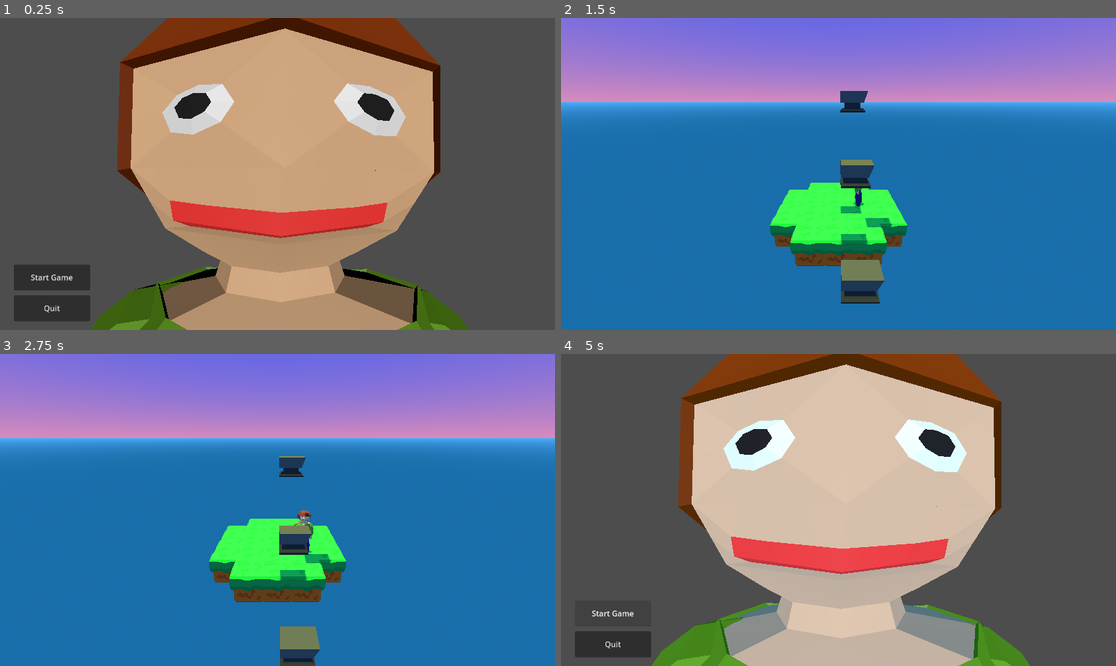
Above: before the commit, frames 1-4 (two rows, left to right).
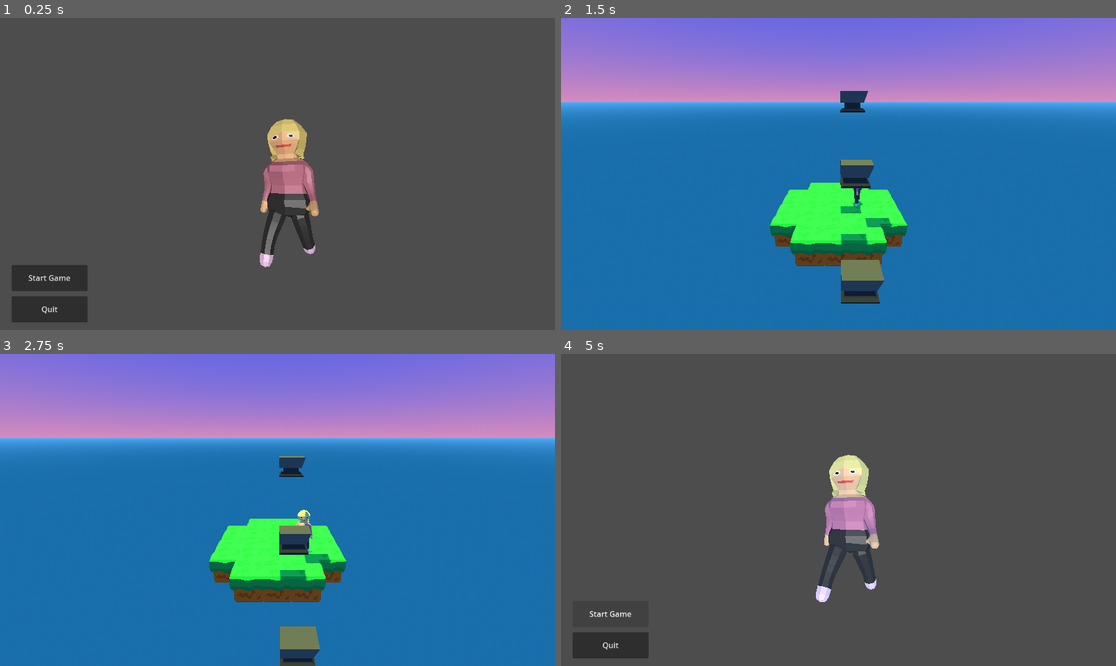
Above: after the commit, the same moments.

Repository: shamotte/rpg-death-jam
Game: Godot game, scene res://scenes/main_menu.tscn
Two runs of this game, one before a commit and one after it. Both use one fixed random seed, a clock stepped at 60 frames per second and the inputs below.
Inputs:
- Up to frame 1 (0.25 s): no input
- Up to frame 2 (1.5 s): click "Start Game" at 0.5 s; tap Enter at 1.25 s; hold Right (move_right) from 1.28 s (still down)
- Up to frame 3 (2.75 s): tap Space at 1.52, 2, 2.27 s; release Right (move_right) at 2.03 s; hold Down (move_down) from 2.03 s (still down)
- Up to frame 4 (5 s): tap Enter at 2.75 s; release Down (move_down) at 2.78 s; hold Right (move_right) 2.78-3.53 s; tap Space at 3.5, 3.77, 4.52 s; hold Up (move_up) 3.53-4.28 s; hold Left (move_left) from 4.28 s (still down); tap Escape (cancel) at 4.9 s

The runs differ from the first frame. In frame 1, 51% of the frame differs, in the area x 2-85%, y 0-100%; in frame 2, less than 0.1%; in frame 3, 0.1%; in frame 4, 51%.

Commit message:
YES main menu was used to check Animations

Diff:
--- a/objects/humand/human.tscn
+++ b/objects/humand/human.tscn
@@ -1,6 +1,4 @@
-[gd_scene load_steps=5 format=3 uid="uid://b2oopcb5mlwkb"]
-
-[ext_resource type="PackedScene" uid="uid://67dw5stm6qds" path="res://objects/player/human22.glb" id="1_q5vr2"]
+[gd_scene load_steps=4 format=3 uid="uid://b2oopcb5mlwkb"]
 
 [sub_resource type="Animation" id="Animation_gjrb8"]
 length = 0.001
@@ -308,7 +306,7 @@
 "test'": SubResource("Animation_13g7y")
 }
 
-[node name="human22" instance=ExtResource("1_q5vr2")]
+[node name="human22"]
 
 [node name="Skeleton3D" parent="Armature" index="0"]
 bones/0/rest = Transform3D(0.999991, -0.00338981, -0.00263858, 0.0033898, 0.999994, -8.87887e-06, 0.00263859, -6.54713e-08, 0.999996, -0.00275923, -0.525393, 4.0055e-07)
--- a/objects/humand/human_2.tscn
+++ b/objects/humand/human_2.tscn
@@ -1,6 +1,6 @@
 [gd_scene load_steps=3 format=3 uid="uid://dap2eh4muy6or"]
 
-[ext_resource type="PackedScene" uid="uid://dqdbwffnvr5kk" path="res://objects/player/human2_anim.glb" id="1_4llqj"]
+[ext_resource type="PackedScene" uid="uid://dqdbwffnvr5kk" path="res://objects/humand/human2_anim.glb" id="1_4llqj"]
 [ext_resource type="Script" path="res://scripts/animator.gd" id="2_nvdxc"]
 
 [node name="human2_anim" node_paths=PackedStringArray("anim") instance=ExtResource("1_4llqj")]
--- /dev/null
+++ b/objects/humand/woman.tscn
@@ -0,0 +1,30 @@
+[gd_scene load_steps=3 format=3 uid="uid://d2yhsx83qvjan"]
+
+[ext_resource type="PackedScene" uid="uid://bpk1g2le14elq" path="res://objects/humand/woman.glb" id="1_f1icd"]
+[ext_resource type="Script" path="res://scripts/animator.gd" id="2_jch76"]
+
+[node name="woman" node_paths=PackedStringArray("anim") instance=ExtResource("1_f1icd")]
+transform = Transform3D(0.5, 0, 0, 0, 0.5, 0, 0, 0, 0.5, 0, 1.17049, 0)
+script = ExtResource("2_jch76")
+anim = NodePath("AnimationPlayer")
+
+[node name="Skeleton3D" parent="WomanArmature" index="0"]
+bones/0/position = Vector3(0.00758922, -1.50683, -0.272446)
+bones/0/rotation = Quaternion(-4.08555e-06, 0.00203556, 0.00203544, 0.999996)
+bones/1/rotation = Quaternion(0.988176, 0.105905, 0.11061, -0.00766423)
+bones/2/rotation = Quaternion(-0.00874762, -0.0702756, 0.0591689, 0.995733)
+bones/3/rotation = Quaternion(0.919187, 0.0903565, 0.0311948, 0.382044)
+bones/4/rotation = Quaternion(-0.130256, 0.1303, -0.15571, 0.970469)
+bones/5/rotation = Quaternion(-7.35412e-13, -1.39663e-10, -1.39671e-10, 1)
+bones/7/rotation = Quaternion(0.144648, -0.0393568, 0.0622886, 0.986736)
+bones/8/rotation = Quaternion(0.510135, 0.499852, 0.501933, -0.487826)
+bones/9/rotation = Quaternion(-0.0110966, -0.0111014, 0.00034834, 0.999877)
+bones/10/rotation = Quaternion(0.0119965, 0.0120012, -0.00036578, 0.999856)
+bones/11/rotation = Quaternion(-0.0470056, -0.0470546, 0.00308815, 0.997781)
+bones/12/rotation = Quaternion(-0.562824, -0.639426, 0.466284, 0.238628)
+bones/13/rotation = Quaternion(0.00657637, -0.0240096, 0.0330018, 0.999145)
+bones/14/position = Vector3(-0.403122, 0.538361, 0.0283064)
+bones/14/rotation = Quaternion(0.510135, -0.499934, -0.497862, -0.491897)
+bones/15/rotation = Quaternion(-0.100216, 0.1502, -0.210626, 0.960746)
+bones/16/rotation = Quaternion(-0.0315964, -0.0210656, 0.00851432, 0.999242)
+bones/17/rotation = Quaternion(-0.0470058, 0.0470549, -0.00308818, 0.997781)
--- a/objects/player/player.tscn
+++ b/objects/player/player.tscn
@@ -1,7 +1,8 @@
-[gd_scene load_steps=8 format=3 uid="uid://cxo04kudaw137"]
+[gd_scene load_steps=9 format=3 uid="uid://cxo04kudaw137"]
 
 [ext_resource type="Script" path="res://objects/player/player.gd" id="1_82gfj"]
 [ext_resource type="PackedScene" uid="uid://dtcat5osfxowp" path="res://components/comp_parent_lerp.tscn" id="2_0k7af"]
+[ext_resource type="PackedScene" uid="uid://d2yhsx83qvjan" path="res://objects/humand/woman.tscn" id="3_th4ko"]
 [ext_resource type="PackedScene" uid="uid://dap2eh4muy6or" path="res://objects/humand/human_2.tscn" id="3_wcpal"]
 
 [sub_resource type="CapsuleMesh" id="CapsuleMesh_g4dq6"]
@@ -58,8 +59,12 @@
 mesh = SubResource("CapsuleMesh_g4dq6")
 skeleton = NodePath("../../..")
 
+[node name="woman" parent="Visual/Model" instance=ExtResource("3_th4ko")]
+transform = Transform3D(0.5, 0, 0, 0, 0.5, 0, 0, 0, 0.5, 0, 1.17049, -0.0777267)
+
 [node name="human2_anim2" parent="Visual/Model" instance=ExtResource("3_wcpal")]
 transform = Transform3D(0.5, 0, 0, 0, 0.5, 0, 0, 0, 0.5, 0, 1.12422, 0)
+visible = false
 
 [node name="MovementChecks" type="Node3D" parent="."]
 top_level = true
--- a/scenes/main_menu.tscn
+++ b/scenes/main_menu.tscn
@@ -1,13 +1,19 @@
-[gd_scene load_steps=3 format=3 uid="uid://b38p6p4m7hoch"]
+[gd_scene load_steps=4 format=3 uid="uid://b38p6p4m7hoch"]
 
 [ext_resource type="Script" path="res://scenes/main_menu.gd" id="1_p8tws"]
-[ext_resource type="PackedScene" uid="uid://67dw5stm6qds" path="res://objects/player/human22.glb" id="2_hh31q"]
+[ext_resource type="PackedScene" uid="uid://dap2eh4muy6or" path="res://objects/humand/human_2.tscn" id="2_8mfyq"]
+[ext_resource type="PackedScene" uid="uid://d2yhsx83qvjan" path="res://objects/humand/woman.tscn" id="3_o0st6"]
 
 [node name="MainMenu" type="Node3D"]
 script = ExtResource("1_p8tws")
 
-[node name="human22" parent="." instance=ExtResource("2_hh31q")]
-transform = Transform3D(1, 0, 0, 0, 1, 0, 0, 0, 1, -0.176094, 0, -0.439973)
+[node name="human2_anim" parent="." instance=ExtResource("2_8mfyq")]
+transform = Transform3D(1, 0, 0, 0, 1, 0, 0, 0, 1, -0.140479, 0, -0.436193)
+visible = false
+
+[node name="woman" parent="." instance=ExtResource("3_o0st6")]
+transform = Transform3D(0.473409, 0, -0.160885, 0, 0.5, 0, 0.160885, 0, 0.473409, 0, 1.43746, -2.77222)
+current_animation = "Walk"
 
 [node name="Camera3D" type="Camera3D" parent="."]
 transform = Transform3D(1, 0, 0, 0, 1, 0, 0, 0, 1, -0.195, 1.774, 0.61)
@@ -21,17 +27,25 @@
 [node name="CanvasLayer" type="CanvasLayer" parent="."]
 
 [node name="StartGame" type="Button" parent="CanvasLayer"]
-offset_left = 29.0
-offset_top = 512.0
-offset_right = 187.0
-offset_bottom = 566.0
+anchors_preset = 2
+anchor_top = 1.0
+anchor_bottom = 1.0
+offset_left = 24.0
+offset_top = -135.0
+offset_right = 182.0
+offset_bottom = -81.0
+grow_vertical = 0
 text = "Start Game"
 
 [node name="Exit" type="Button" parent="CanvasLayer"]
-offset_left = 29.0
-offset_top = 576.0
-offset_right = 187.0
-offset_bottom = 630.0
+anchors_preset = 2
+anchor_top = 1.0
+anchor_bottom = 1.0
+offset_left = 24.0
+offset_top = -70.0
+offset_right = 182.0
+offset_bottom = -16.0
+grow_vertical = 0
 text = "Quit
 "
 
Renamed: objects/player/human2_anim.glb -> objects/humand/human2_anim.glb
Not shown, added: objects/humand/human2_anim.glb.import
Renamed: objects/player/human_test.glb -> objects/humand/human_test.glb
Not shown, changed: objects/humand/human_test.glb.import
Binary file added: objects/humand/woman.glb
Not shown, changed: objects/humand/woman.glb.import
Binary file removed: objects/player/human2.glb
Binary file removed: objects/player/human22.glb
Not shown, removed: objects/player/human_test.glb.import
Not shown, changed: objects/toaster/toaster.gltf.import
Binary file added: objects/toaster/toaster_0.png
Not shown, added: objects/toaster/toaster_0.png.import
(and 4 more such lines)
